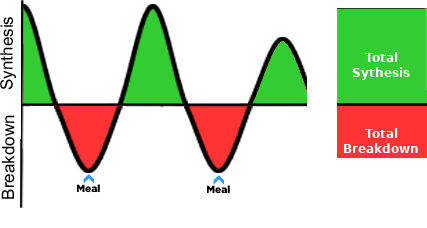
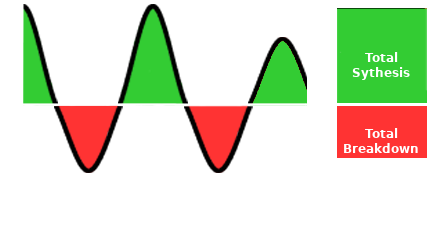
Layer changes from the first 427×228 image to the second:
painted on "Protein Balance Bar" over [337, 103, 427, 106]
painted on "Meal Arrow copy" over [207, 175, 230, 194]
painted on "Meal Arrow" over [77, 174, 100, 193]
painted on "Axes" over [20, 0, 307, 208]
painted on "Breakdown copy" over [1, 115, 15, 199]
painted on "Synthesis copy" over [0, 17, 16, 90]
